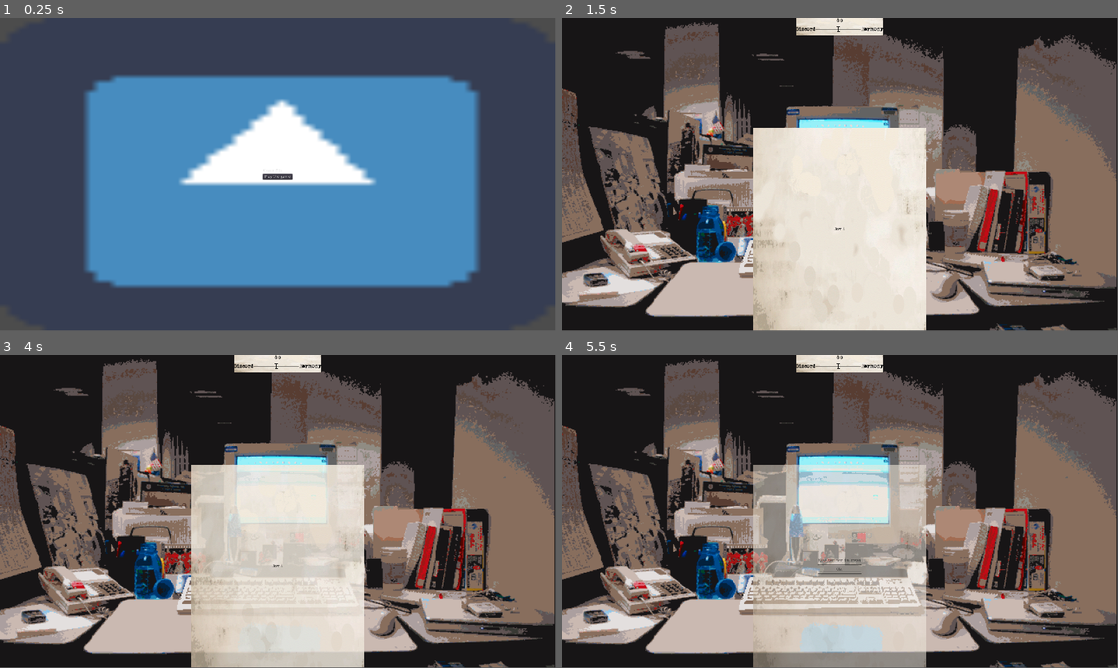
Above: before the commit, frames 1-4 (two rows, left to right).
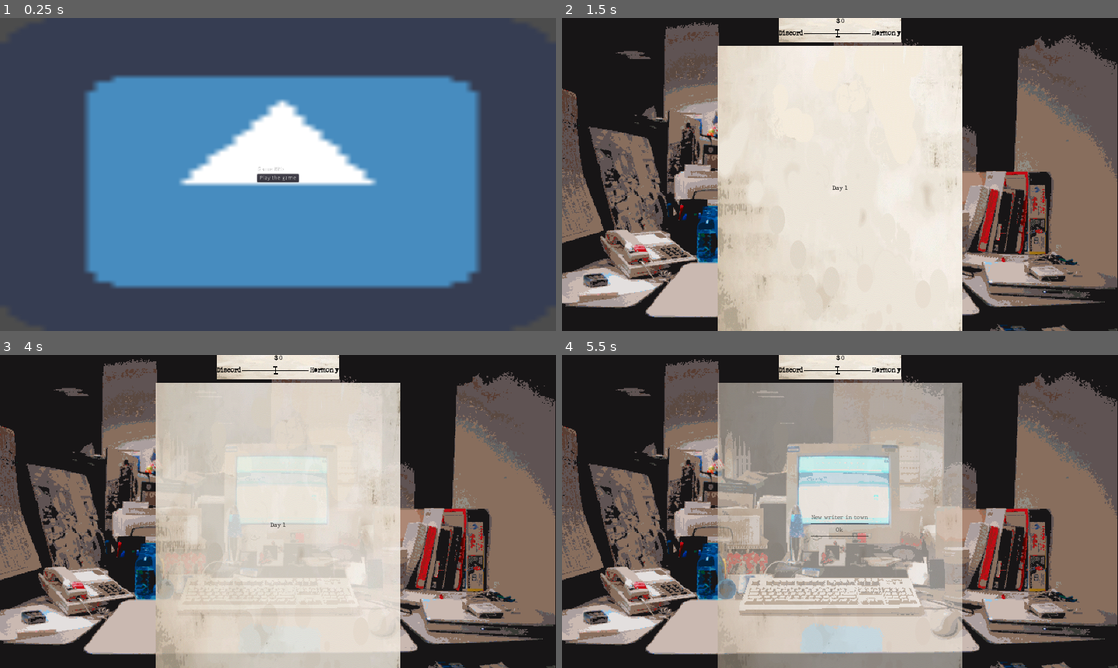
Above: after the commit, the same moments.

Repository: RisingThumb/GMTKJoinedTogether
Game: Godot game, scene res://Scenes/Title.tscn
Two runs of this game, one before a commit and one after it. Both use one fixed random seed, a clock stepped at 60 frames per second and the inputs below. The engine's default icon, where the game draws it, is replaced by a stand-in: a white triangle on a blue panel in a dark square.
Inputs:
- Up to frame 1 (0.25 s): no input
- Up to frame 2 (1.5 s): click "Play the game" at 0.5 s; tap Enter at 1.25 s
- Up to frame 3 (4 s): tap Space at 2, 3.5 s; tap Enter at 2.75 s
- Up to frame 4 (5.5 s): click "Ok" at 5 s
In our replay, the window is 799x449 before the commit and 800x450 after it. These sizes can differ from the game's own. Grey fills any space a smaller window leaves; there, only what the larger window draws over its background counts as a difference.

The runs differ from the first frame. In frame 1, 0.2% of the frame differs, in the area x 46-54%, y 47-53%; in frame 2, 26%; in frame 3, 26%; in frame 4, 26%, in the area x 0-100%, y 0-100%.

Commit message:
Resolution thing I think

Diff:
--- a/Scenes/Game.tscn
+++ b/Scenes/Game.tscn
@@ -473,7 +473,6 @@
 text = "Agency A"
 
 [node name="NewspaperCreationPanel" type="Panel" parent="."]
-visible = false
 anchor_left = 0.5
 anchor_top = 1.0
 anchor_right = 0.5
--- a/Scenes/Title.tscn
+++ b/Scenes/Title.tscn
@@ -28,10 +28,10 @@
 }
 
 [node name="VBoxContainer" type="VBoxContainer" parent="CenterContainer"]
-margin_left = 909.0
-margin_top = 521.0
-margin_right = 1011.0
-margin_bottom = 559.0
+margin_left = 461.0
+margin_top = 281.0
+margin_right = 563.0
+margin_bottom = 319.0
 __meta__ = {
 "_edit_use_anchors_": false
 }
--- a/project.godot
+++ b/project.godot
@@ -26,8 +26,10 @@
 
 [display]
 
-window/size/width=1920
-window/size/height=1080
+window/size/width=1366
+window/size/height=768
+window/stretch/mode="2d"
+window/stretch/aspect="expand"
 
 [physics]
 
